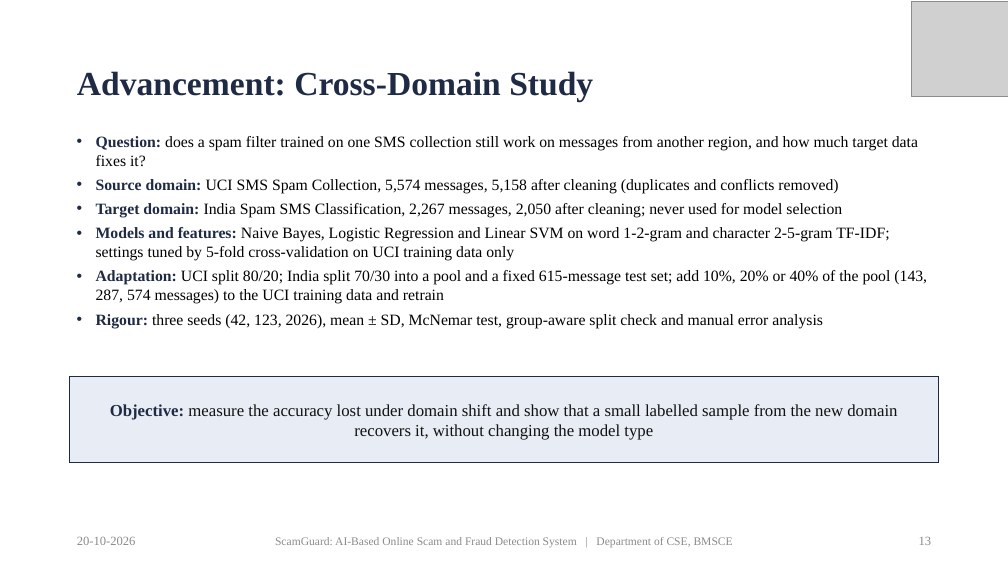
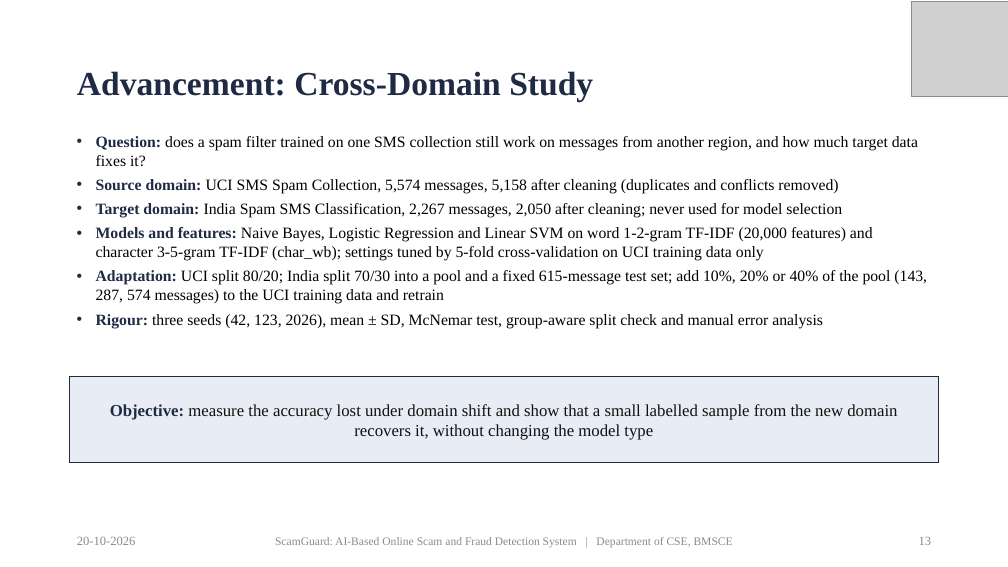
Before and after one commit to priyamthakur275/ScamGuard-AI, a slide deck: slide 13 of docs/presentation/ScamGuard_Final_Presentation.pptx. Drawn at 1008x567 pixels with LibreOffice and Linux fonts; fonts in the diff are those of the drawing; grey boxes stand for pictures. Boxes give left, top, right and bottom in pixels: in the first picture for what was removed or moved away, otherwise in the second. Text is boxed around its words. In the diff, an @@ line names an element or a change of style, - is before the commit and + after.

Commit message:
Correct character n-gram range on cross-domain slide

```diff
--- a/docs/presentation/ScamGuard_Final_Presentation.pptx
+++ b/docs/presentation/ScamGuard_Final_Presentation.pptx
@@ text at <box>96,227,873,261</box>: text changed @@
-• Models and features: Naive Bayes, Logistic Regression and Linear SVM on word 1-2-gram and character 2-5-gram TF-IDF; settings tuned by 5-fold cross-validation on UCI training data only
+• Models and features: Naive Bayes, Logistic Regression and Linear SVM on word 1-2-gram TF-IDF (20,000 features) and character 3-5-gram TF-IDF (char_wb); settings tuned by 5-fold cross-validation on UCI training data only
```
